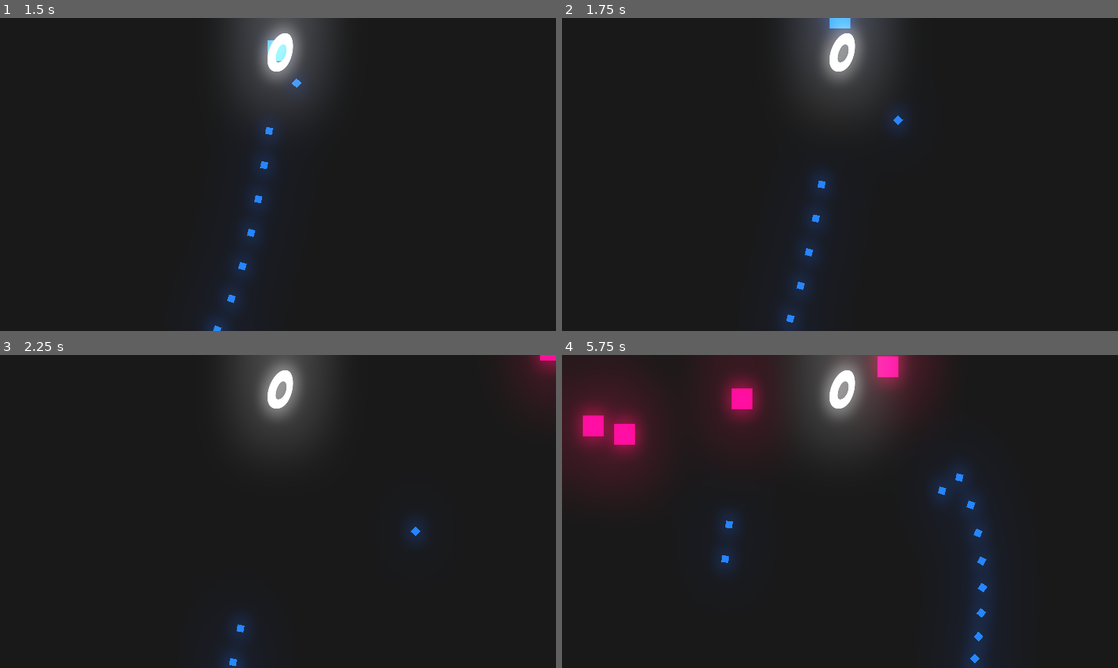
Above: before the commit, frames 1-4 (two rows, left to right).
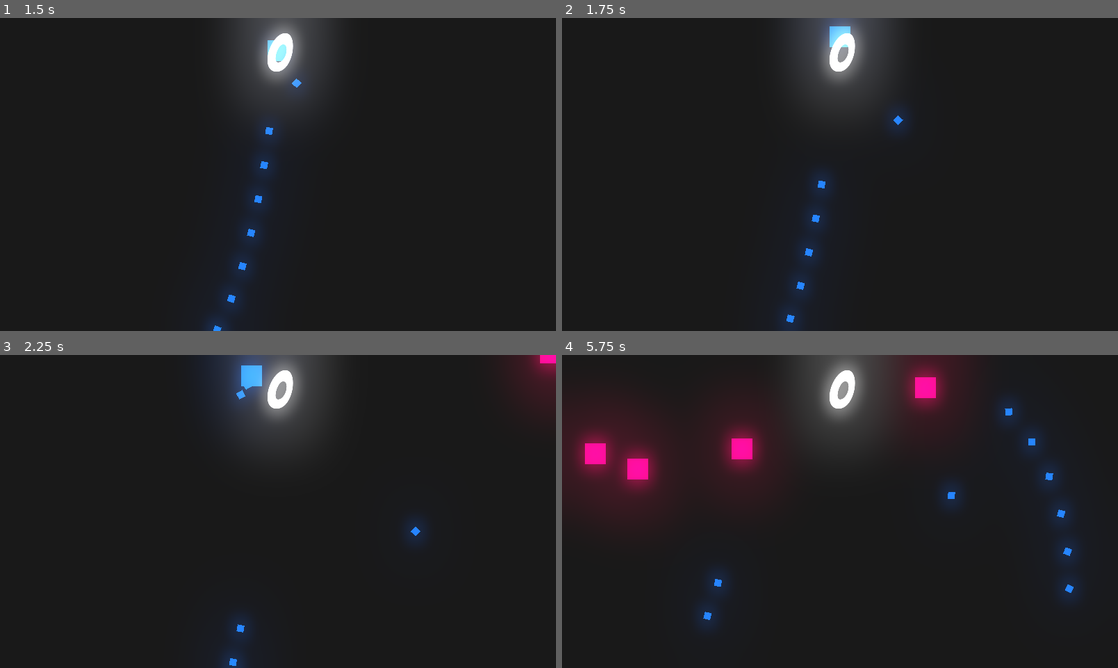
Above: after the commit, the same moments.

Repository: Gui-dev/shooter
Game: Godot game, scene res://levels/LevelOne.tscn
The game is run twice, just before and just after one commit, with the same random seed, the same clock (stepped at 60 frames per second) and the same inputs. The project has no main scene, so this scene is started directly.
Inputs (mouse positions are in pixels of both pictures, inside the frame that each line leads up to):
- Up to frame 1 (1.5 s): tap Enter at 0.5 s; move the mouse to (250, 237) at 0.52 s; hold Space (shooter) 0.53-1.28 s; hold W (up) from 0.53 s (still down); move the mouse to (444, 221) at 1.27 s; tap Space (shooter) at 1.35 s
- Up to frame 2 (1.75 s): keep holding W (up)
- Up to frame 3 (2.25 s): move the mouse to (111, 464) at 2.02 s; release W (up) at 2.03 s; hold A (left) from 2.03 s (still down); hold Space (shooter) from 2.03 s (still down)
- Up to frame 4 (5.75 s): move the mouse to (867, 511) at 2.77 s; release Space (shooter) at 2.78 s; tap Space (shooter) at 2.85, 4.35 s; move the mouse to (756, 433) at 3.52 s; release A (left) at 3.53 s; hold S (down) 3.53-4.28 s; hold Space (shooter) 3.53-4.28 s; move the mouse to (962, 495) at 4.27 s; hold D (right) 4.28-5.03 s; move the mouse to (728, 527) at 5.02 s; hold W (up) from 5.03 s (still down); hold Space (shooter) from 5.03 s (still down)

Frame 1 is identical in both runs. In frame 2, 0.2% of the frame differs, in the area x 48-52%, y 0-10%; in frame 3, 1.1%; in frame 4, 12%, in the area x 1-94%, y 0-100%.

Commit message:
feat: add player cannot leave the arena

Diff:
--- a/scripts/LevelOne.gd
+++ b/scripts/LevelOne.gd
@@ -6,6 +6,7 @@
 
 func _ready() -> void:
   Global.create_parent_node = self
+  Global.score = 0
 
 
 func _exit_tree() -> void:
--- a/scripts/Player.gd
+++ b/scripts/Player.gd
@@ -15,6 +15,9 @@
 func _process(delta: float) -> void:
   movement.x = int(Input.is_action_pressed('right')) - int(Input.is_action_pressed('left'))
   movement.y = int(Input.is_action_pressed('down')) - int(Input.is_action_pressed('up'))
+
+  global_position.x = clamp(global_position.x, 24, 616)
+  global_position.y = clamp(global_position.y, 24, 336)
 
   if !dead:
     global_position += velocity * movement * delta
